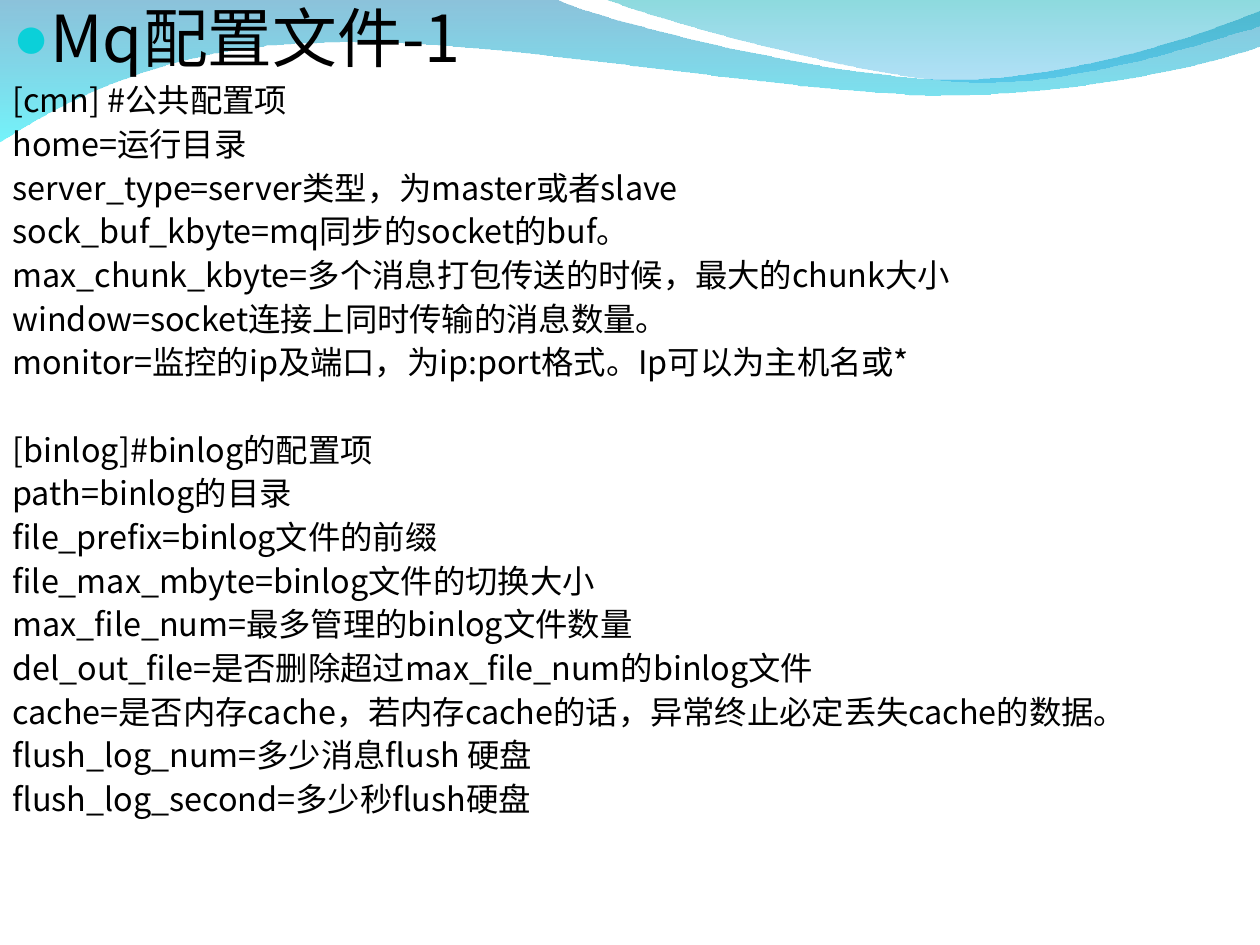
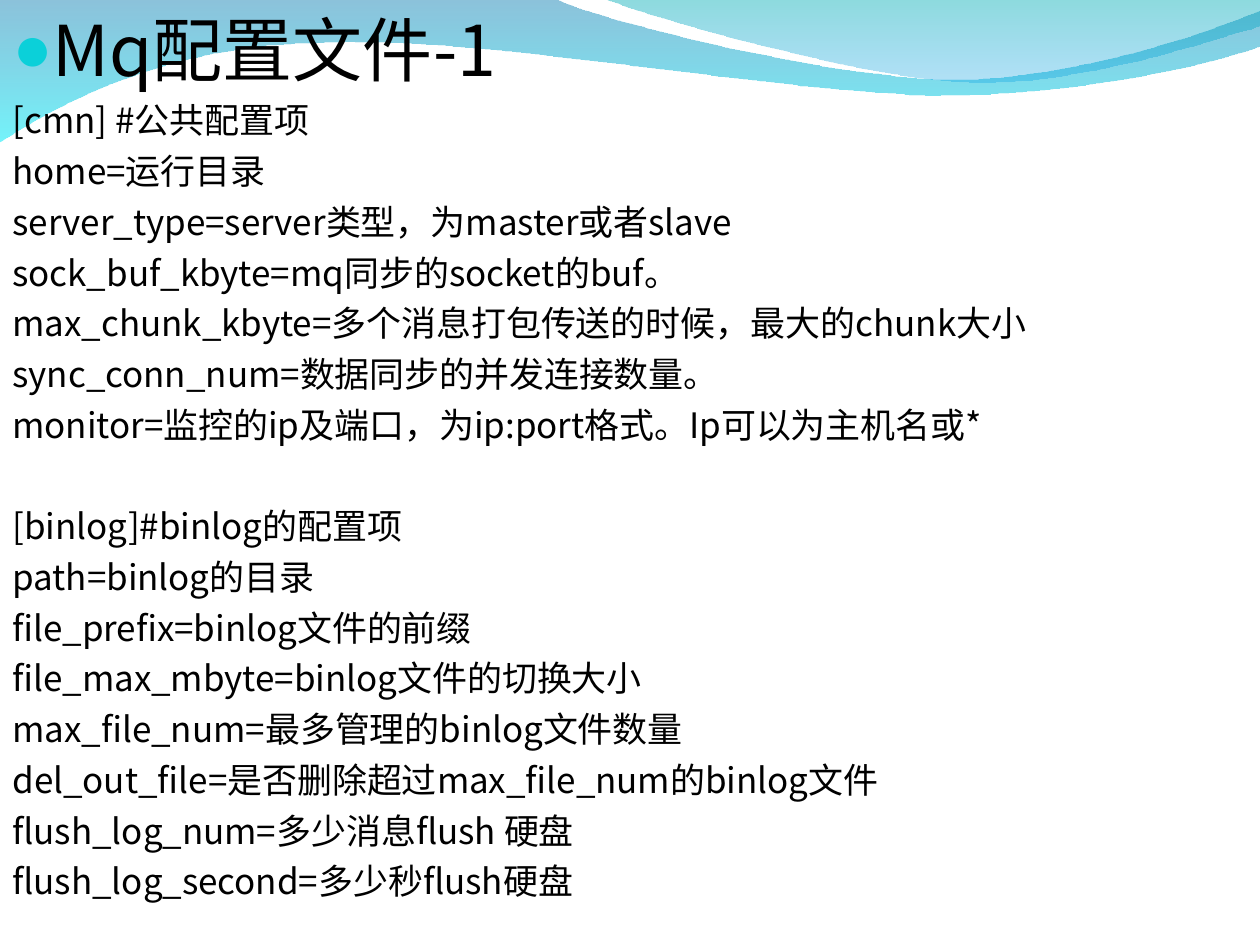
Before and after one commit to burstas/cwinux-mq, a slide deck: slide 9 of mq/doc/mq_introduce.ppt. Drawn at 1260x945 pixels with LibreOffice and Linux fonts; fonts in the diff are those of the drawing; background and template pictures are left out. Boxes give left, top, right and bottom in pixels: in the first picture for what was removed or moved away, otherwise in the second. Text is boxed around its words. In the diff, an @@ line names an element or a change of style, - is before the commit and + after.

```diff
--- a/mq/doc/mq_introduce.ppt
+++ b/mq/doc/mq_introduce.ppt
@@ text at (x1=13, y1=17, x2=1027, y2=903): size 29.6 to 32 pt in "Mq配置文件-1"; size 14.8 to 16 pt; line spacing 0.9 to 1 @@
@@ text at (x1=13, y1=357, x2=719, y2=395): text changed; size 14.8 to 16 pt @@
-window=socket连接上同时传输的消息数量。
+sync_conn_num=数据同步的并发连接数量。
@@ text at (x1=13, y1=696, x2=1127, y2=728): paragraph removed @@
-cache=是否内存cache，若内存cache的话，异常终止必定丢失cache的数据。
```
Also in this commit, not shown: 2 other slides changed, 5 other files.
